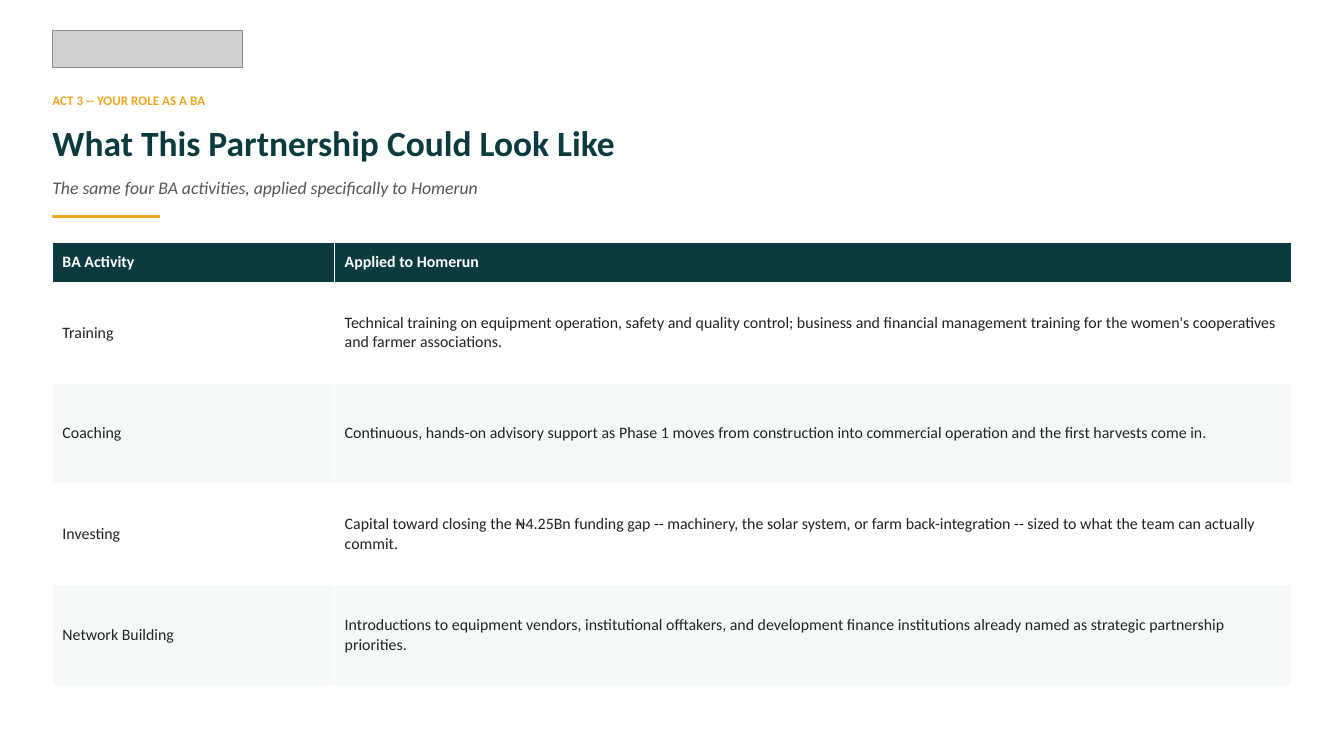
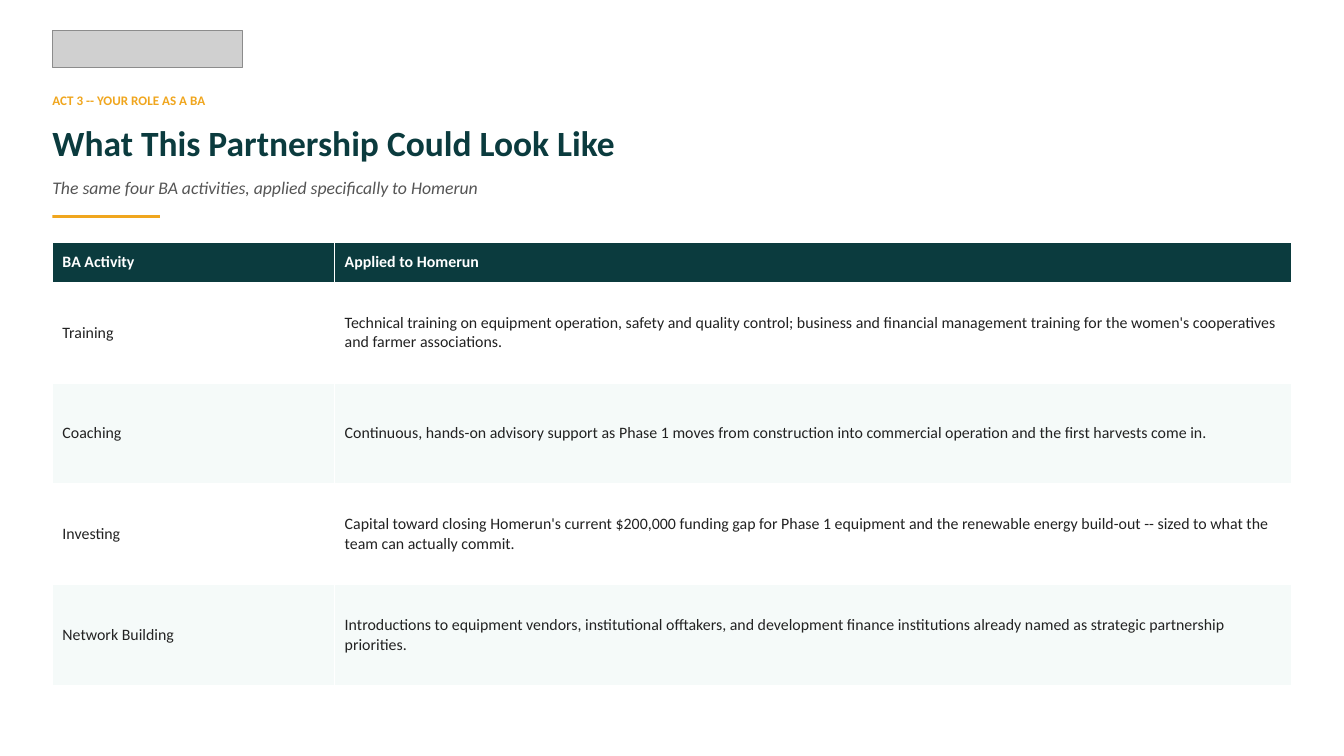
Before and after one commit to jakoyere-collab/NGO-Opportunities, a slide deck: slide 28 of deliverables/PW_Nigeria_Homerun_Industries_BA_Briefing.pptx (slide 23 before the commit). Drawn at 1344x756 pixels with LibreOffice and Linux fonts; fonts in the diff are those of the drawing; grey boxes stand for pictures. Boxes give left, top, right and bottom in pixels: in the first picture for what was removed or moved away, otherwise in the second. Text is boxed around its words. In the diff, an @@ line names an element or a change of style, - is before the commit and + after.

```diff
--- a/deliverables/PW_Nigeria_Homerun_Industries_BA_Briefing.pptx
+++ b/deliverables/PW_Nigeria_Homerun_Industries_BA_Briefing.pptx
@@ table at [52, 242, 1292, 685] @@
-row 4, column 2: Capital toward closing the ₦4.25Bn funding gap -- machinery, the solar system, or farm back-integration -- sized to what the team can actually commit.
+row 4, column 2: Capital toward closing Homerun's current $200,000 funding gap for Phase 1 equipment and the renewable energy build-out -- sized to what the team can actually commit.
```
Also in this commit, not shown: 4 other slides changed, 5 slides added.
